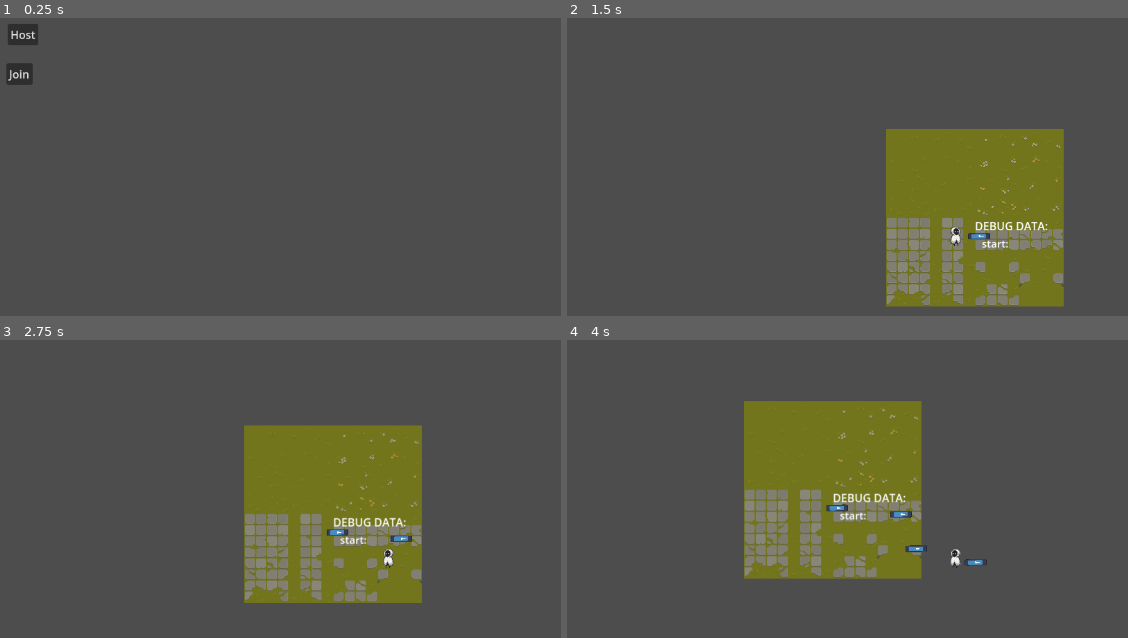
Above: before the commit, frames 1-4 (two rows, left to right).
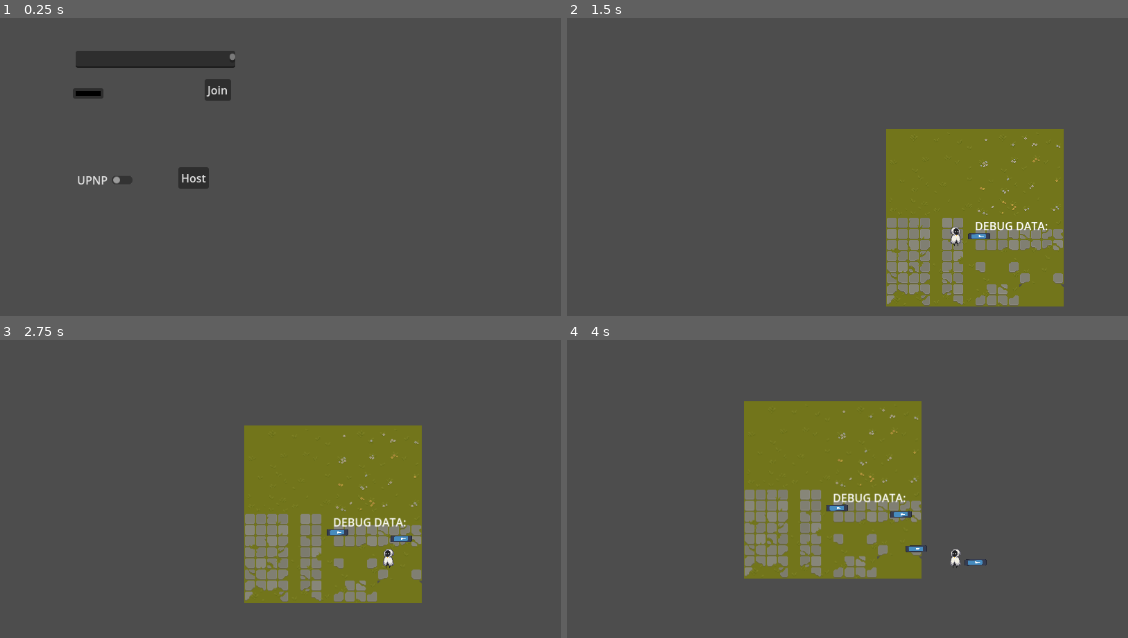
Above: after the commit, the same moments.

Repository: jonandrewdavis/glimpse
Game: Godot game, scene res://Main.tscn
The game is run twice, just before and just after one commit, with the same random seed, the same clock (stepped at 60 frames per second) and the same inputs. The engine's default icon, where the game draws it, is replaced by a stand-in: a white triangle on a blue panel in a dark square.
Inputs (mouse positions are in pixels of both pictures, inside the frame that each line leads up to):
- Up to frame 1 (0.25 s): no input
- Up to frame 2 (1.5 s): click "Host" at 0.5 s; tap Enter at 1.25 s; move the mouse to (outside the picture) at 1.27 s; hold Right (ui_right) from 1.28 s (still down); tap F (f) at 1.35 s
- Up to frame 3 (2.75 s): tap Z (z, bound only after the commit) at 1.55, 2.1 s; move the mouse to (230, 581) at 2.02 s; release Right (ui_right) at 2.03 s; hold Down (ui_down) from 2.03 s (still down); tap F (f) at 2.3 s
- Up to frame 4 (4 s): move the mouse to (1032, 459) at 2.77 s; release Down (ui_down) at 2.78 s; hold Right (ui_right) 2.78-3.53 s; tap F (f) at 2.85, 3.8 s; tap Z (z, bound only after the commit) at 3.05, 3.6 s; move the mouse to (outside the picture) at 3.52 s; hold Up (ui_up) from 3.53 s (still down)

The runs differ from the first frame. In frame 1, 3.3% of the frame differs, in the area x 1-42%, y 2-58%; in frame 2, less than 0.1%; in frame 3, less than 0.1%; in frame 4, less than 0.1%.

Commit message:
rpcs working well, to do UI

Diff:
--- a/Levels/World.gd
+++ b/Levels/World.gd
@@ -10,33 +10,30 @@
 # - Scoreboard updates on "kill"
 
 func _ready():
+	# Welcome players
+	# Server code that runs, because the host is already here:
+	if multiplayer.is_server():
+		multiplayer.peer_connected.connect(add_player_in_server)
+		multiplayer.peer_disconnected.connect(delete_player_in_server)
 
-	if not multiplayer.is_server():
-		return
+		for id in multiplayer.get_peers():
+			add_player_in_server(id)
 
-	multiplayer.peer_connected.connect(add_player)
-	multiplayer.peer_disconnected.connect(delete_player)
+		if not OS.has_feature('dedicated_server'):
+			add_player_in_server(1)
 
-	for id in multiplayer.get_peers():
-		add_player(id)
-
-	if not OS.has_feature('dedicated_server'):
-		add_player(1)
-
-func add_player(id: int):
+func add_player_in_server(id: int):
 	var character_scene = preload("res://Player/Player.tscn")
 	var character =  character_scene.instantiate()
 	character.name = str(id)
-	print('player add')
-	$AllPlayers.add_child(character, true)
+	add_child(character, true)
 
-func delete_player(id):
-	if not $AllPlayers.has_node(str(id)):
-		return
-	$AllPlayers.get_node(str(id)).queue_free()
+func delete_player_in_server(id):
+	var to_delete = get_node(str(id))
+	if to_delete.has_group('players'):
+		get_node(str(id)).queue_free()
 
 func _exit_tree():
-	if not multiplayer.is_server():
-		return
-	multiplayer.peer_connected.disconnect(add_player)
-	multiplayer.peer_disconnected.disconnect(add_player)
+	if multiplayer.is_server():
+		multiplayer.peer_connected.disconnect(add_player_in_server)
+		multiplayer.peer_disconnected.disconnect(add_player_in_server)
--- a/Levels/World.tscn
+++ b/Levels/World.tscn
@@ -9,14 +9,10 @@
 [node name="Sprite2D" type="Sprite2D" parent="."]
 texture = ExtResource("2_04n1d")
 
-[node name="AllPlayers" type="Node2D" parent="."]
-
-[node name="AllObjects" type="Node2D" parent="."]
-
 [node name="PlayerSpawner" type="MultiplayerSpawner" parent="."]
 _spawnable_scenes = PackedStringArray("res://Player/Player.tscn")
-spawn_path = NodePath("../AllPlayers")
+spawn_path = NodePath("..")
 
 [node name="ObjectSpawner" type="MultiplayerSpawner" parent="."]
 _spawnable_scenes = PackedStringArray("res://Projectiles/Fireball.tscn")
-spawn_path = NodePath("../AllObjects")
+spawn_path = NodePath("..")
--- a/Main.tscn
+++ b/Main.tscn
@@ -13,25 +13,47 @@
 [node name="MainMenu" type="Control" parent="."]
 layout_mode = 3
 anchors_preset = 0
-offset_right = 40.0
-offset_bottom = 40.0
+offset_right = 441.0
+offset_bottom = 280.0
 script = ExtResource("1_quv7y")
 
 [node name="Host" type="Button" parent="MainMenu"]
 layout_mode = 0
-offset_left = 27.0
-offset_top = 17.0
-offset_right = 71.0
-offset_bottom = 48.0
+offset_left = 273.0
+offset_top = 224.0
+offset_right = 317.0
+offset_bottom = 255.0
 text = "Host"
 
 [node name="Join" type="Button" parent="MainMenu"]
 layout_mode = 0
-offset_left = 25.0
-offset_top = 74.0
-offset_right = 63.0
-offset_bottom = 105.0
+offset_left = 311.0
+offset_top = 97.0
+offset_right = 349.0
+offset_bottom = 128.0
 text = "Join"
+
+[node name="CheckButton" type="CheckButton" parent="MainMenu"]
+layout_mode = 0
+offset_left = 121.0
+offset_top = 227.0
+offset_right = 214.0
+offset_bottom = 258.0
+text = "UPNP"
+
+[node name="Nickname" type="TextEdit" parent="MainMenu"]
+layout_mode = 0
+offset_left = 125.0
+offset_top = 56.0
+offset_right = 355.0
+offset_bottom = 81.0
+
+[node name="ColorPickerButton" type="ColorPickerButton" parent="MainMenu"]
+layout_mode = 0
+offset_left = 121.0
+offset_top = 110.0
+offset_right = 165.0
+offset_bottom = 125.0
 
 [connection signal="pressed" from="MainMenu/Host" to="MainMenu" method="_on_host_pressed"]
 [connection signal="pressed" from="MainMenu/Join" to="MainMenu" method="_on_join_pressed"]
--- a/MainMenu.gd
+++ b/MainMenu.gd
@@ -8,19 +8,34 @@
 func _on_host_pressed():
 	var peer = ENetMultiplayerPeer.new()
 	peer.create_server(PORT)
+	multiplayer.allow_object_decoding  = true
 	multiplayer.multiplayer_peer = peer
+	Store.client_join_info = {
+		"nickname": $Nickname.text,
+		"color": $ColorPickerButton.color,
+		"ip": 'N/A',
+		"network_id": multiplayer.get_unique_id(),
+	}
 	start_game()
 
 func _on_join_pressed():
 	var ip = ''
 	var peer = ENetMultiplayerPeer.new()
 	peer.create_client(ip, PORT)
+	multiplayer.allow_object_decoding  = true
 	multiplayer.multiplayer_peer = peer
+	Store.client_join_info = {
+		"nickname": $Nickname.text,
+		"color": $ColorPickerButton.color,
+		"ip": 'N/A',
+		"id": multiplayer.get_unique_id(),
+	}
 	start_game()
 
-
 func start_game():
+	# If we're a client, we just hide. But, if we're a server, we load everything.
 	hide()
+	# TODO: await, and if we're disconnected, show a couldn't connect, and error.
 	if multiplayer.is_server():
 		change_level.call_deferred(load("res://Levels/World.tscn"))
 
@@ -30,6 +45,4 @@
 		level.remove_child(c)
 		c.queue_free()
 
-	print(level)
-	print(scene)
 	level.add_child(scene.instantiate())
--- a/Player/Player.gd
+++ b/Player/Player.gd
@@ -24,14 +24,13 @@
 var mouse_direction: Vector2
 var mov_direction: Vector2
 
-#
 var PLAYER_START: Vector2 = Vector2(0, 0)
 
 func _enter_tree():
 	set_multiplayer_authority(str(name).to_int())
 
 func _ready():
-	# This a
+	add_to_group("players") # lowercase or upper. I like lower.
 	set_process(get_multiplayer_authority() == multiplayer.get_unique_id())
 	set_physics_process(get_multiplayer_authority() == multiplayer.get_unique_id())
 	if not is_multiplayer_authority():
@@ -46,6 +45,7 @@
 	var rndX = int(rng.randi_range(int(PLAYER_START.x) - 50, int(PLAYER_START.x) + 50))
 	var rndY = int(rng.randi_range(int(PLAYER_START.y) - 50, int(PLAYER_START.y) + 50))
 	position = Vector2(rndX, rndY)
+
 
 func _process(_delta):
 	mouse_direction = (get_global_mouse_position() - global_position).normalized()
@@ -71,7 +71,12 @@
 	mov_direction = mov_direction.normalized()
 
 	if Input.is_action_just_released("f"):
+		print(Store.store.score)
 		create_object.rpc()
+
+	if Input.is_action_just_released("z"):
+		var newVal = Store.store.score + 1
+		Store.set_state.rpc('score', newVal)
 
 @rpc("call_local", "reliable")
 func create_object():
@@ -79,10 +84,8 @@
 		var fire = load("res://Projectiles/Fireball.tscn")
 		var fun = fire.instantiate()
 		fun.position = global_position
-		print('Creat in:', get_multiplayer_authority())
-		get_parent().get_parent().get_node('AllObjects').add_child(fun, true)
-
-
+		print('Create in:', get_multiplayer_authority())
+		get_parent().add_child(fun, true)
 
 # if is_on_wall() and FSM.current_state.name != 'PlayerMove':
 	# velocity = velocity.move_toward(mov_direction * max_speed * 0.9, (acceleration * 1.05) * delta)
--- /dev/null
+++ b/Store/Store.gd
@@ -0,0 +1,42 @@
+extends Node
+
+# e is event / emit, whatever. just short.
+signal e
+signal scored
+
+# NOTE: Whenever you have an issue with network calls not passing in parameters,
+# CHECK that you are using the .rpc() function to call it. Otherwise, it'll call
+# locally and that is the the source of 99% of bugs with this file. AD, 6/12/2023
+
+enum VALUES {
+	PLAYERS,
+	WEAPONS
+}
+
+var client_join_info = {}
+
+var store = {
+	"players" : {},
+	"score": 0
+}
+
+func _ready():
+	multiplayer.peer_connected.connect(func(_id): self.on_player_join.rpc(_id))
+
+@rpc("any_peer", "reliable")
+func on_player_join(_id):
+	set_state.rpc('client_join', client_join_info)
+
+@rpc("any_peer", "reliable")
+func set_state(key, value):
+	if multiplayer.is_server():
+		if key == 'client_join':
+			store.players[value.id] = value
+		else:
+			store[key] = value
+		set_store.rpc(store)
+
+@rpc("authority", "reliable")
+func set_store(_store):
+	store = _store
+	e.emit()
--- a/UI/UI.gd
+++ b/UI/UI.gd
@@ -3,36 +3,22 @@
 # Server is authorativie LIST of EVERYTHING. and we do nothing but link up the "text".
 # properties in the Syncronizer!
 
+@export var score = 0
 @export var peer_list = []
 
 func _ready():
-	if not multiplayer.is_server():
-		return
-	multiplayer.peer_connected.connect(update_label)
-# TODO: Signal based? RPC based? What.
+	Store.e.connect(refresh)
+	pass
 
-# Would be nice if it was a Syncronizer.
+func refresh():
+	$Control/Label.text = str(Store.store.score)
+	var completePlayers = ""
+	for id in Store.store.players:
+		var single = ""
+		for k in Store.store.players[id]:
+			single += str(Store.store.players[id][k]) + ', '
 
-func update_label(_id):
-	print('updating', multiplayer.get_peers())
-	var complete = "something here: "
-	var peers = multiplayer.get_peers()
-	for p in peers:
-		peer_list.append(str(p))
-		complete += "IP: " + str(p) + "\n "
-	$Control/Label.text = complete
+		completePlayers += 'player: ' + single + '\n '
 
-	# part 2
-	var new_string = ""
-	for player_name in peer_list:
-		new_string += "player: " + player_name + " \n, "
-	$Control/Players.text = new_string
-
-
-func update_label_local(_id):
-		# part 2
-	print('im client')
-	var new_string = ""
-	for player_name in peer_list:
-		new_string += "player: " + player_name + " \n, "
-	$Control/Players.text = new_string
+	$Control/Players.text = completePlayers
+	pass
--- a/UI/UI.tscn
+++ b/UI/UI.tscn
@@ -1,11 +1,6 @@
-[gd_scene load_steps=3 format=3 uid="uid://b8njiqmewnmd7"]
+[gd_scene load_steps=2 format=3 uid="uid://b8njiqmewnmd7"]
 
 [ext_resource type="Script" path="res://UI/UI.gd" id="1_eg6yc"]
-
-[sub_resource type="SceneReplicationConfig" id="SceneReplicationConfig_0lcxk"]
-properties/0/path = NodePath("Control/Players:text")
-properties/0/spawn = true
-properties/0/replication_mode = 2
 
 [node name="UIRoot" type="Node"]
 script = ExtResource("1_eg6yc")
@@ -23,15 +18,6 @@
 text = "DEBUG DATA:
 "
 
-[node name="Label" type="Label" parent="Control"]
-layout_mode = 0
-offset_left = 10.0
-offset_top = 26.0
-offset_right = 50.0
-offset_bottom = 49.0
-theme_override_font_sizes/font_size = 15
-text = "start:"
-
 [node name="Players" type="Label" parent="Control"]
 layout_mode = 0
 offset_left = 20.0
@@ -39,5 +25,10 @@
 offset_right = 60.0
 offset_bottom = 132.0
 
-[node name="MultiplayerSynchronizer" type="MultiplayerSynchronizer" parent="."]
-replication_config = SubResource("SceneReplicationConfig_0lcxk")
+[node name="Label" type="Label" parent="Control"]
+layout_mode = 0
+offset_left = 50.0
+offset_top = 162.0
+offset_right = 90.0
+offset_bottom = 184.0
+theme_override_font_sizes/font_size = 15
--- a/project.godot
+++ b/project.godot
@@ -14,6 +14,10 @@
 run/main_scene="res://Main.tscn"
 config/features=PackedStringArray("4.2", "Forward Plus")
 config/icon="res://icon.svg"
+
+[autoload]
+
+Store="*res://Store/Store.gd"
 
 [input]
 
@@ -54,3 +58,8 @@
 "events": [Object(InputEventKey,"resource_local_to_scene":false,"resource_name":"","device":-1,"window_id":0,"alt_pressed":false,"shift_pressed":false,"ctrl_pressed":false,"meta_pressed":false,"pressed":false,"keycode":0,"physical_keycode":70,"key_label":0,"unicode":102,"echo":false,"script":null)
 ]
 }
+z={
+"deadzone": 0.5,
+"events": [Object(InputEventKey,"resource_local_to_scene":false,"resource_name":"","device":-1,"window_id":0,"alt_pressed":false,"shift_pressed":false,"ctrl_pressed":false,"meta_pressed":false,"pressed":false,"keycode":0,"physical_keycode":90,"key_label":0,"unicode":122,"echo":false,"script":null)
+]
+}
Not shown, added: UI/UI.2CB6.tmp
Not shown, added: UI/UI.2CF5.tmp
